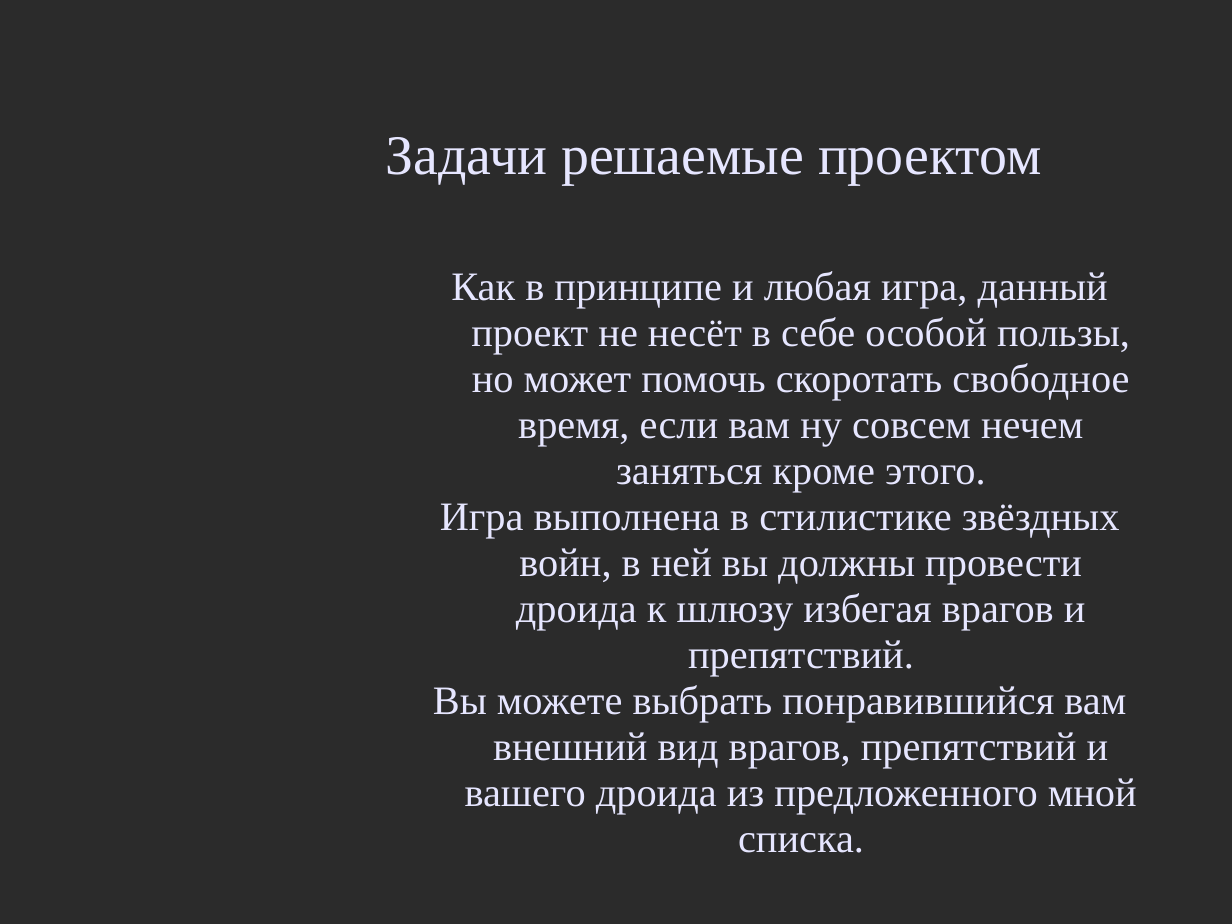
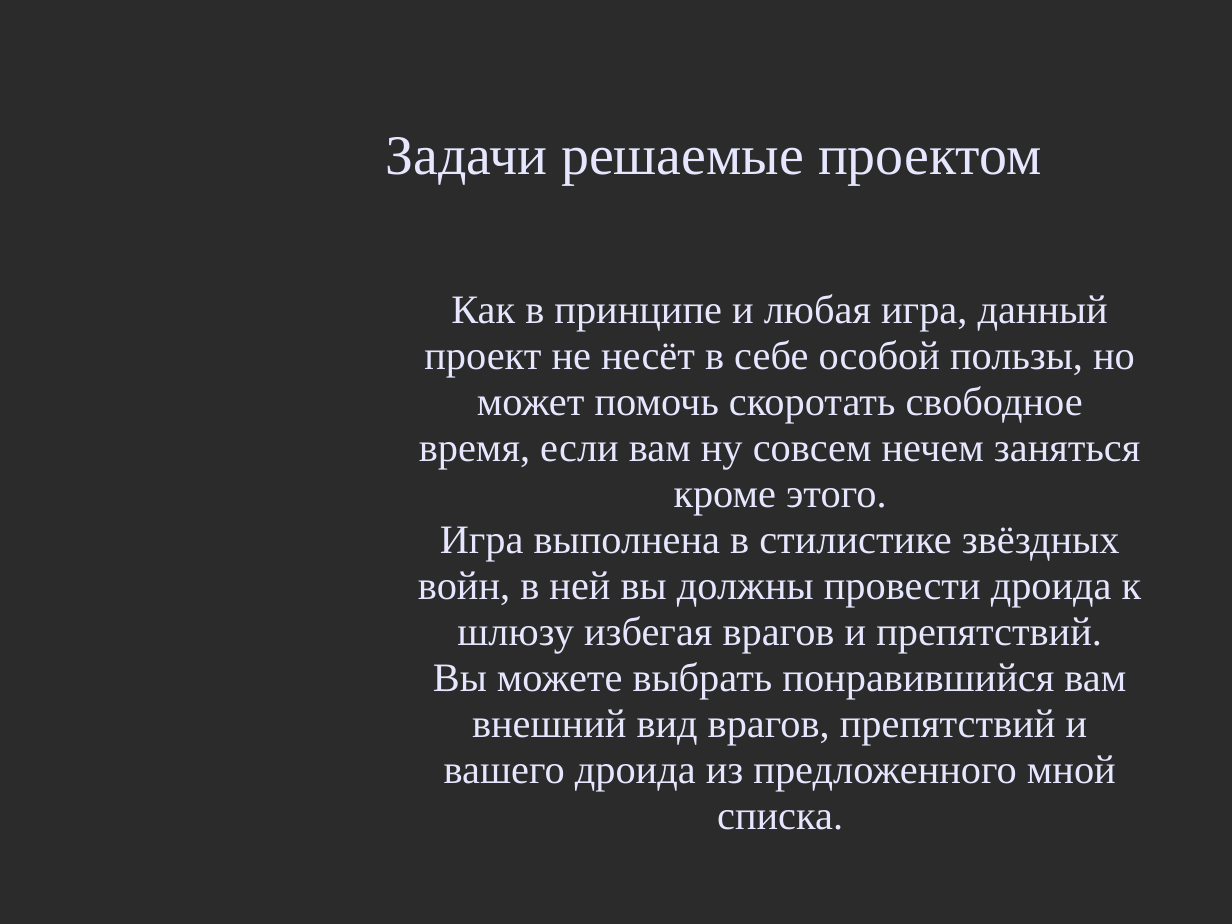
Before and after one commit to Ted64sar/ProektYandex, a slide deck: slide 3 of Презентация проекта.ppt. Drawn at 1232x924 pixels with LibreOffice and Linux fonts; fonts in the diff are those of the drawing; background and template pictures are left out; a plain dark background stands for a picture behind light text. Boxes give left, top, right and bottom in pixels: in the first picture for what was removed or moved away, otherwise in the second. Text is boxed around its words. In the diff, an @@ line names an element or a change of style, - is before the commit and + after.

```diff
--- a/Презентация проекта.ppt
+++ b/Презентация проекта.ppt
@@ subtitle "Как в принципе и любая ..." at [418, 294, 1142, 830]: indent changed @@
```
Also in this commit, not shown: 4 other slides changed, 2 slides added, 1 slide removed.
